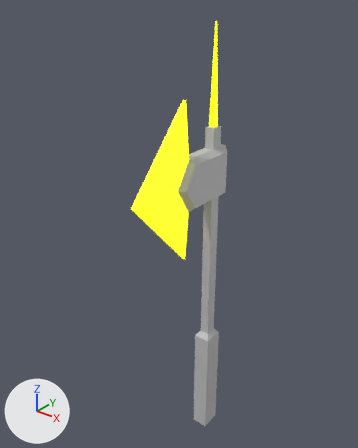
The FBX model Assets/Resources/Halberd.fbx: old version first, new version second.
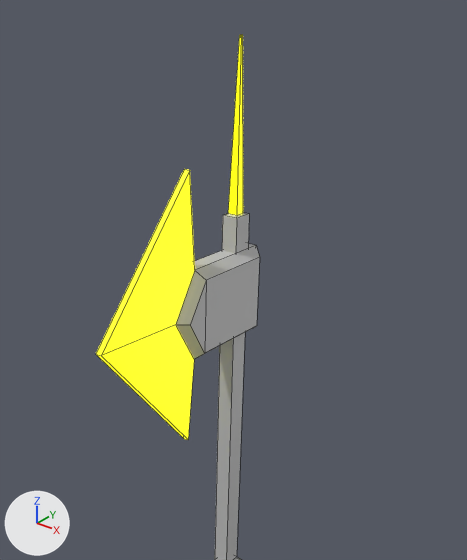
Each version appears first whole from a 50 mm camera at (4.09, -5.32, 6.8) aimed at (-0.24, 0.09, 3.45), and next in a close-up on the part from 21% to 98% of the width and 0% to 74% of the height. Arrows for +X, +Y and +Z are at lower left; the lights stay in place. The close-ups show mesh edges as thin lines.

Names of what the first close-up shows: 'Halberd'.
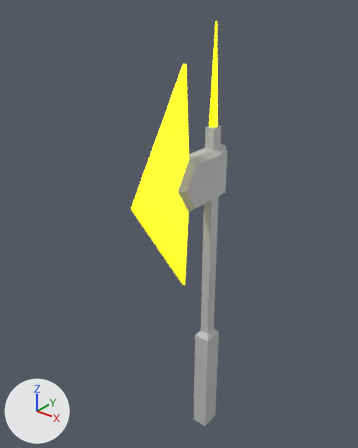
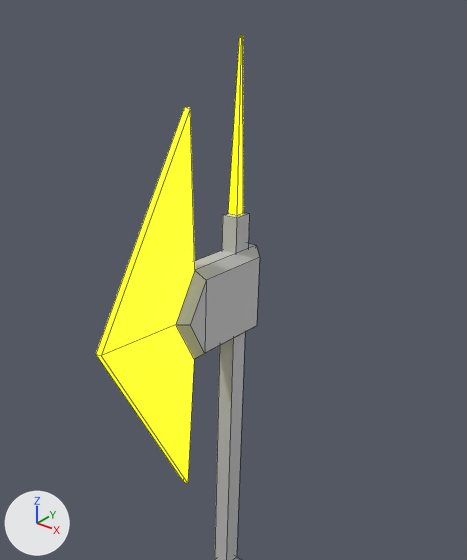
Where the change shows, as pixel boxes (x1, y1, x2, y2) in the close-ups (467 x 560 px; the box of a moved part takes in the faces that stretch with it):
```json
{"part": 1, "of": "me_cube_008", "change": "moved or reshaped", "before": [96, 325, 194, 440], "after": [96, 325, 194, 483]}
{"part": 2, "of": "me_cube_008", "change": "moved or reshaped", "before": [96, 169, 195, 356], "after": [96, 107, 195, 356]}
```

The change, as JSON lines over the scene's bpy script:
```json
{"block": "me_cube_008", "where": "me_cube_008.from_pydata(...)  # 50 vertices, 46 faces; spans x -0.17..0.17, y -1.48..0.5, z -0.8..6.46"}
{"block": "me_cube_008", "where": "# used by ob_halberd; location = (0.0, 0.322, -0.107)"}
{"block": "me_cube_008", "change": "me_cube_008 part 1"}
{"op": "set", "path": "me_cube_008.vertices[34].co", "old": "(-0.03, -0.41, 3.1)", "new": "(-0.03, -0.41, 2.64)", "note": "pixel (183, 438) -> pixel (183, 481)"}
{"op": "set", "path": "me_cube_008.vertices[35].co", "old": "(0.03, -0.41, 3.1)", "new": "(0.03, -0.41, 2.64)", "note": "pixel (188, 439) -> pixel (187, 483)"}
{"block": "me_cube_008", "change": "me_cube_008 part 2"}
{"op": "set", "path": "me_cube_008.vertices[36].co", "old": "(-0.03, -0.41, 5.52)", "new": "(-0.03, -0.41, 5.98)", "note": "pixel (184, 169) -> pixel (184, 107)"}
{"op": "set", "path": "me_cube_008.vertices[37].co", "old": "(0.03, -0.41, 5.52)", "new": "(0.03, -0.41, 5.98)", "note": "pixel (189, 170) -> pixel (190, 108)"}
```
